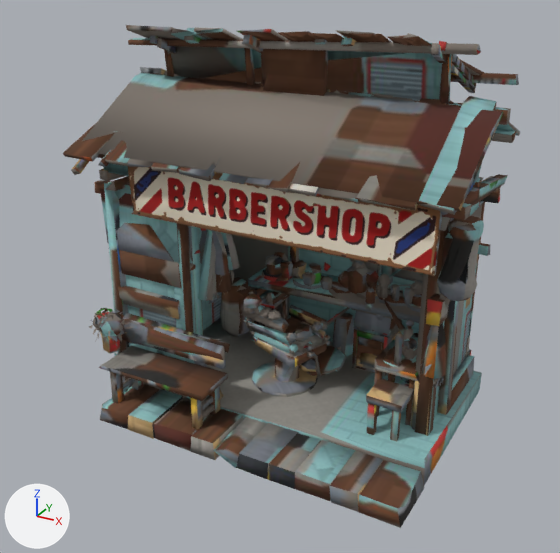
Two versions of the glTF model assets/models/props/barber_shop.glb, one commit apart.
One viewpoint serves both versions: a 50 mm camera at (0.867, -1.62, 1.18) aimed at (-0.002, -0.039, 0.39). The lights are fixed; the arrows at lower left show +X, +Y and +Z. The picture after the commit comes second. Vertices at exactly the same position are counted once.
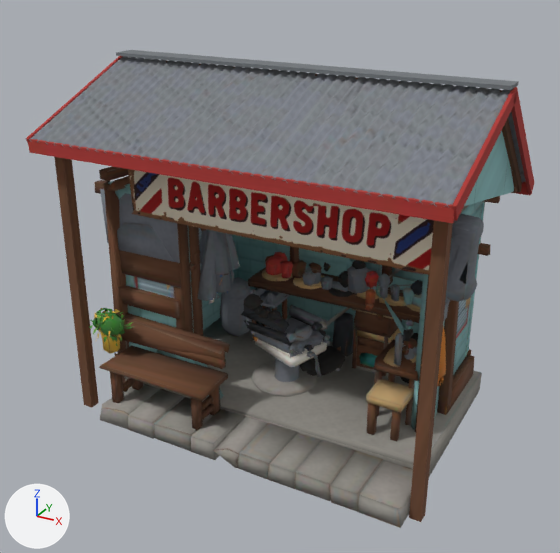
The change in detail:
me_mesh_0_001 is used by ob_mesh0; location (0.0, 0.0, 0.0).
me_mesh_0_001 had 4013 vertices, 5886 faces and spanned x -0.5..0.501, y -0.333..0.333, z 0.0..1.0.
me_mesh_0_001 now has 4255 vertices, 5929 faces and spans x -0.514..0.514, y -0.339..0.372, z 0.0..0.902.
me_mesh_0_001 part 1: a new loose piece, a box spanning x -0.51..0.51, y -0.3358..-0.3278, z 0.7141..0.7461, in mat_propmat (picture img_prop_base_color).
me_mesh_0_001 part 2: a new loose piece, a box spanning x 0.461..0.489, y -0.289..-0.261, z 0.0..0.73, in mat_propmat (picture img_prop_base_color).
me_mesh_0_001 part 3: a new loose piece, a box spanning x -0.479..-0.451, y -0.289..-0.261, z 0.0..0.73, in mat_propmat (picture img_prop_base_color).
me_mesh_0_001 part 4: a new loose piece, a box spanning x -0.51..0.51, y 0.0..0.06, z 0.8945..0.9025, in mat_propmat (picture img_prop_base_color).
me_mesh_0_001 part 5: a new loose piece, a box spanning x -0.51..0.51, y 0.3559..0.3639, z 0.5722..0.6042, in mat_propmat (picture img_prop_base_color).
me_mesh_0_001 part 6: 69 loose pieces with 509 vertices, spanning x -0.5..0.5, y -0.272..0.324, z 0.572..0.997, are deleted.
me_mesh_0_001 part 7: 170 vertices removed from x -0.46..0.495, y -0.269..0.333, z 0.599..1.0; 857 vertices added at x -0.514..0.514, y -0.339..0.372, z 0.577..0.896.
me_mesh_0_001 part 8: 4623 kept faces spanning x -0.485..0.501, y -0.333..0.319, z 0.0..0.712 get new texture (UV) coordinates.
Other edits to the shape of me_mesh_0_001 do not show in these pictures.

What differs and where, as boxes (x1, y1, x2, y2) in the pictures (560 x 553 px):
'Mesh0', reshaped (11% wider): before (63, 25, 520, 528); after (26, 50, 534, 528)
part 1 of me_mesh_0_001, added (red): after (28, 139, 454, 223)
part 2 of me_mesh_0_001, added (brown): after (409, 220, 453, 522)
part 3 of me_mesh_0_001, added (brown): after (54, 157, 99, 408)
part 4 of me_mesh_0_001, added: after (116, 50, 519, 90)
part 5 of me_mesh_0_001, added (mostly hidden): after (516, 182, 531, 195)
part 6 of me_mesh_0_001, deleted: before (63, 29, 520, 231)
part 7 of me_mesh_0_001, built on: before (82, 25, 503, 215); after (26, 56, 534, 221)
part 8 of me_mesh_0_001, surface changed: (89, 169, 500, 528) in both
